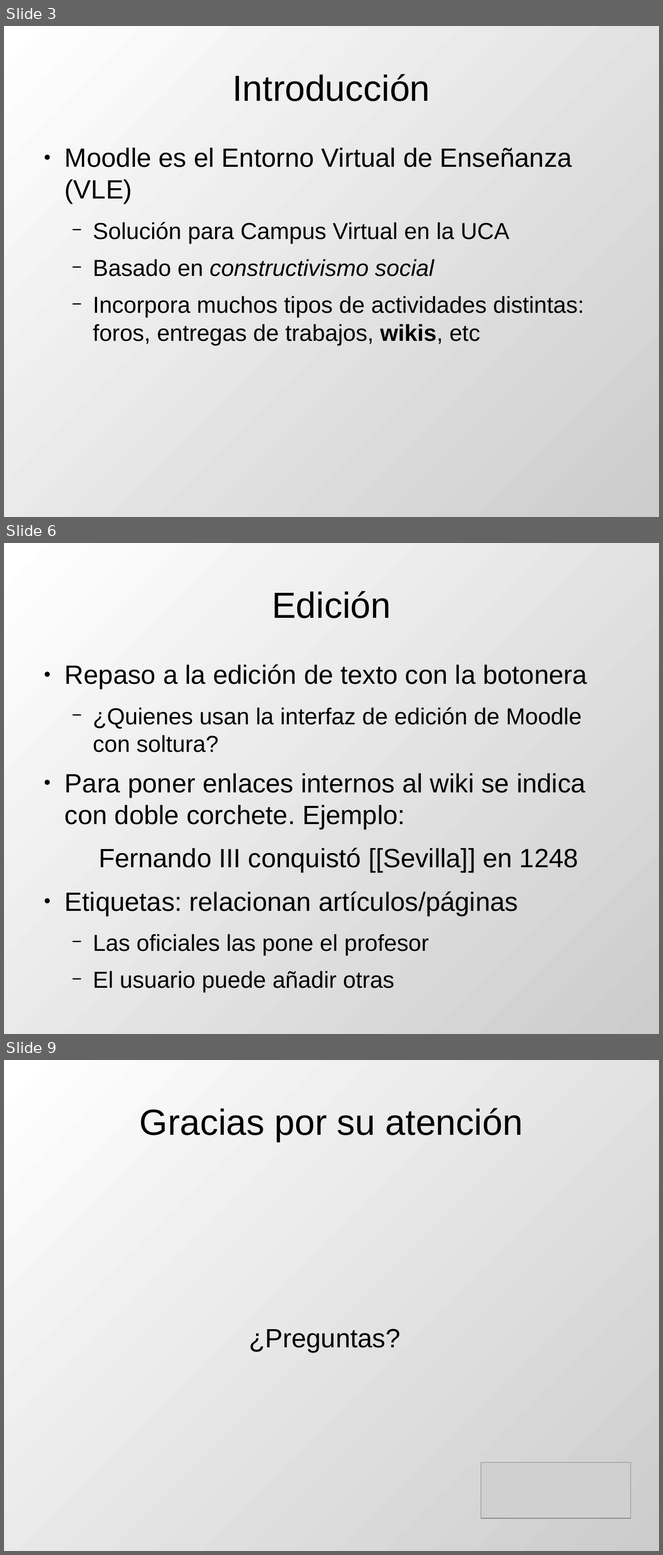
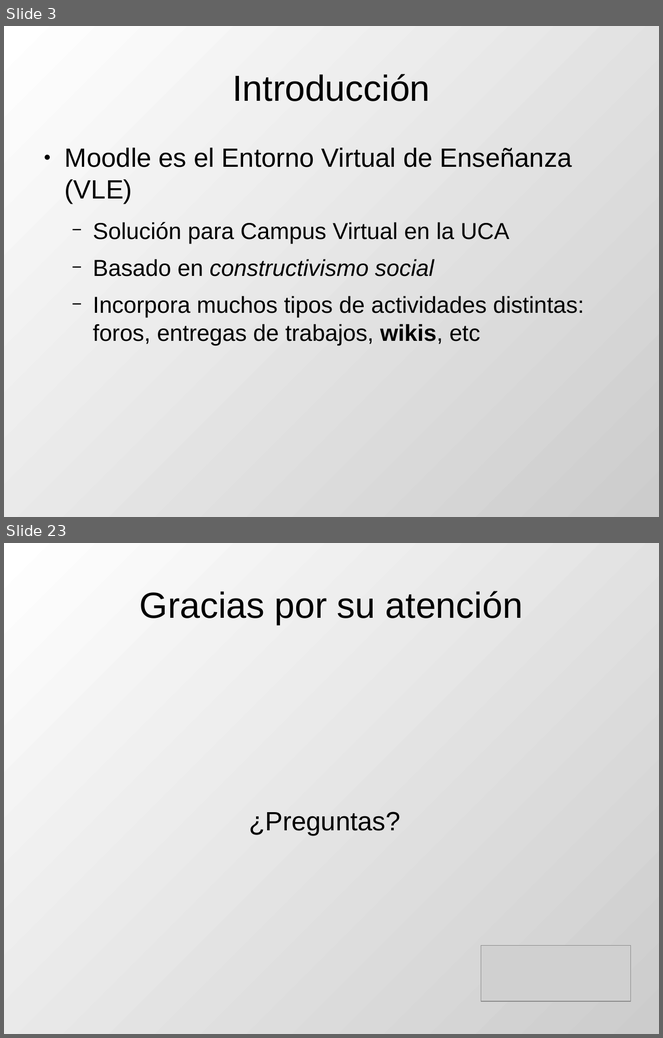
Before and after one commit to DrPantera/wikis4education, a slide deck: uca-2013_07/tema-3-WikisEnMoodle.odp. Shown one above the other, each under a label of ours: slides 3, 6 and 9 before the commit, slides 3 and 23 after it; the slides between them are not shown. The pictures are 663x1555 and 663x1038 pixels, drawn with LibreOffice and Linux fonts; fonts in the diff are those of the drawing; grey boxes stand for pictures. Boxes give left, top, right and bottom in pixels: in the first picture for what was removed or moved away, otherwise in the second. Text is boxed around its words. In the diff, an @@ line names an element or a change of style, - is before the commit and + after.

```diff
--- a/uca-2013_07/tema-3-WikisEnMoodle.odp
+++ b/uca-2013_07/tema-3-WikisEnMoodle.odp
@@ slide 6 removed at box(4, 543, 659, 1034), background gradient #FFFFFF to #CCCCCC @@
@@ title removed at box(272, 591, 391, 618) @@
-Edición
@@ text removed at box(65, 664, 587, 993) @@
-● Repaso a la edición de texto con la botonera
-  − ¿Quienes usan la interfaz de edición de Moodle con soltura?
-● Para poner enlaces internos al wiki se indica con doble corchete. Ejemplo:
-Fernando III conquistó [[Sevilla]] en 1248
-● Etiquetas: relacionan artículos/páginas
-  − Las oficiales las pone el profesor
-  − El usuario puede añadir otras
@@ what was slide 9 is now slide 23 @@
```
Also in this commit, not shown: 3 slides changed, 17 slides added, 2 other slides removed.
